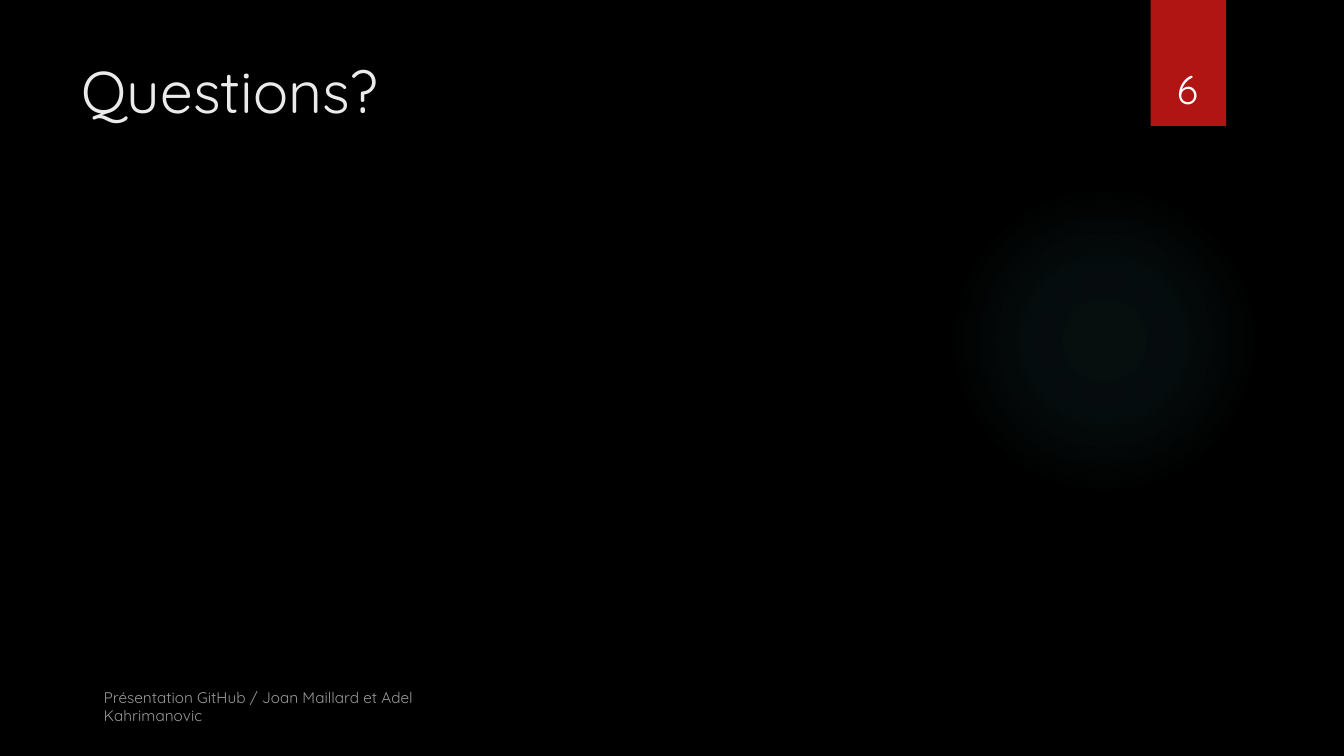
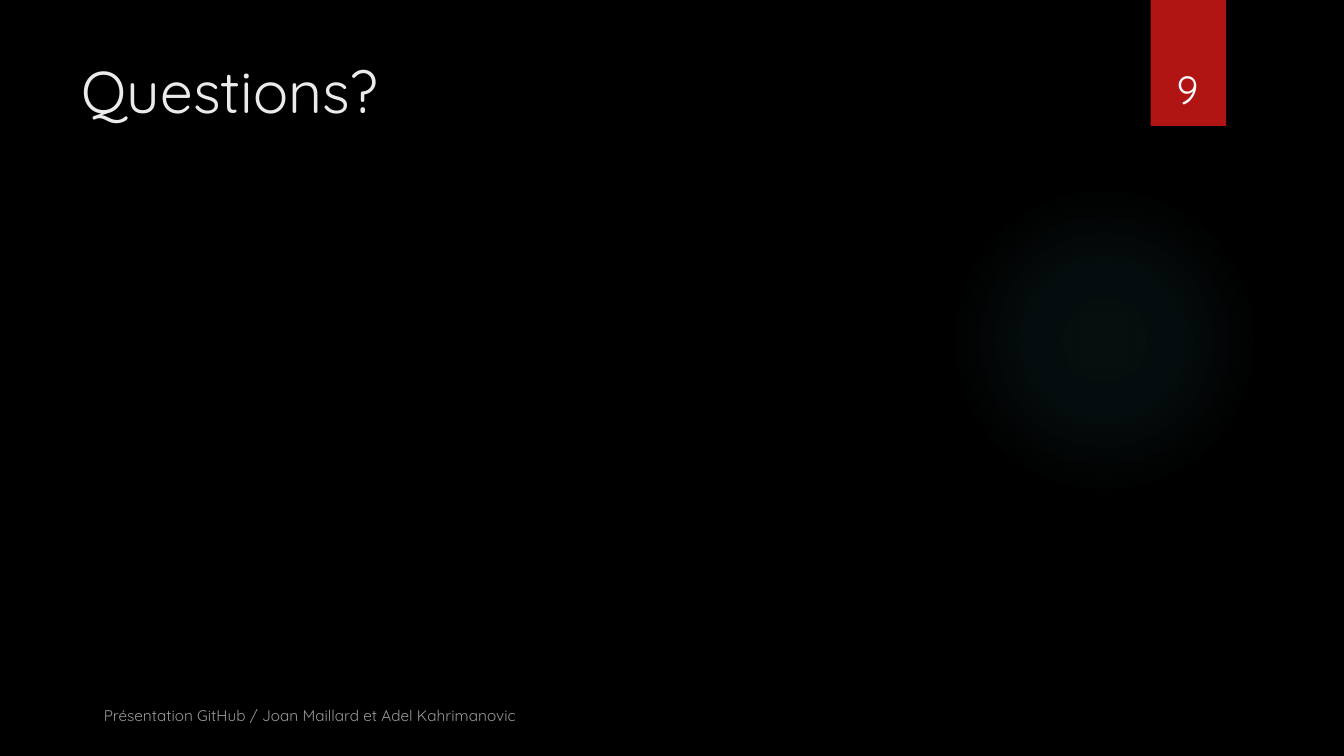
Before and after one commit to JoanMaillard/Manette, a slide deck: slide 9 of GitHub.pptx (slide 6 before the commit). Drawn at 1344x756 pixels with LibreOffice and Linux fonts; fonts in the diff are those of the drawing; background and template pictures are left out. Boxes give left, top, right and bottom in pixels: in the first picture for what was removed or moved away, otherwise in the second. Text is boxed around its words. In the diff, an @@ line names an element or a change of style, - is before the commit and + after.

```diff
--- a/GitHub.pptx
+++ b/GitHub.pptx
@@ page number at box(1177, 76, 1199, 105): text changed @@
-6
+9
@@ text "Présentation GitHub / Joan Maillard ..." rewrapped from box(104, 692, 412, 721) to box(104, 710, 516, 721) @@
```
Also in this commit, not shown: 5 other slides changed, 3 slides added.
